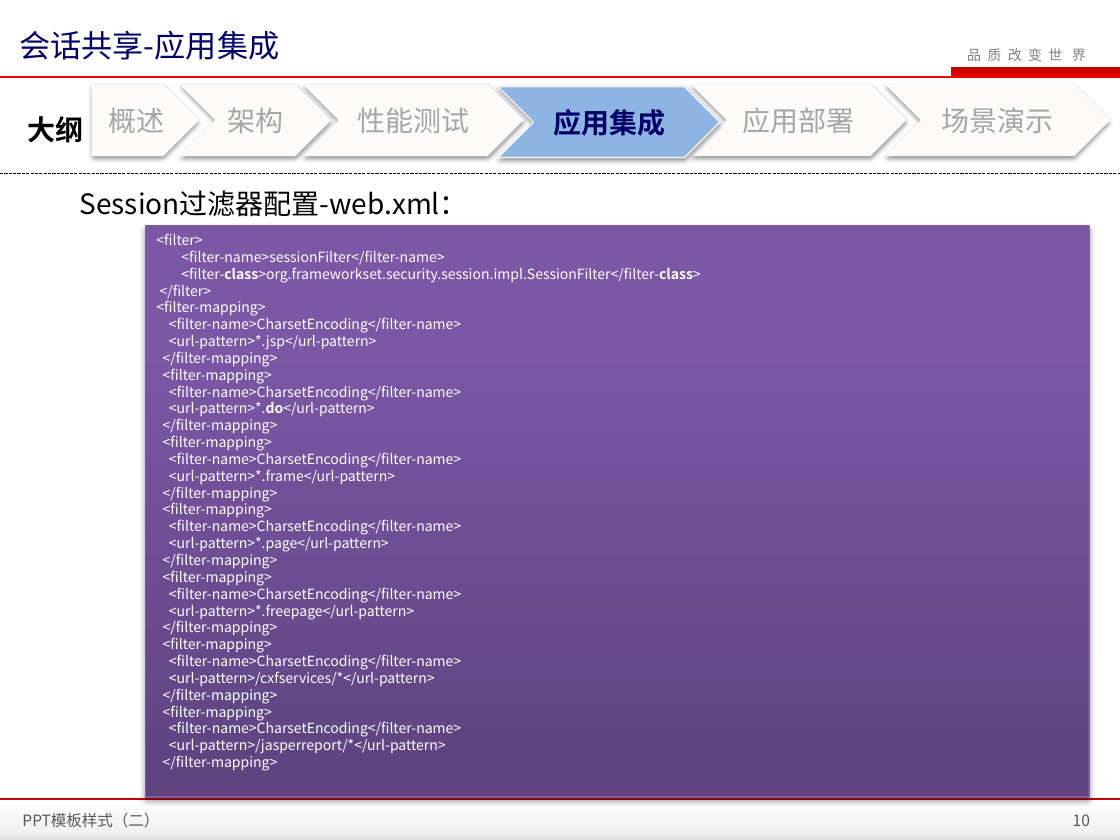
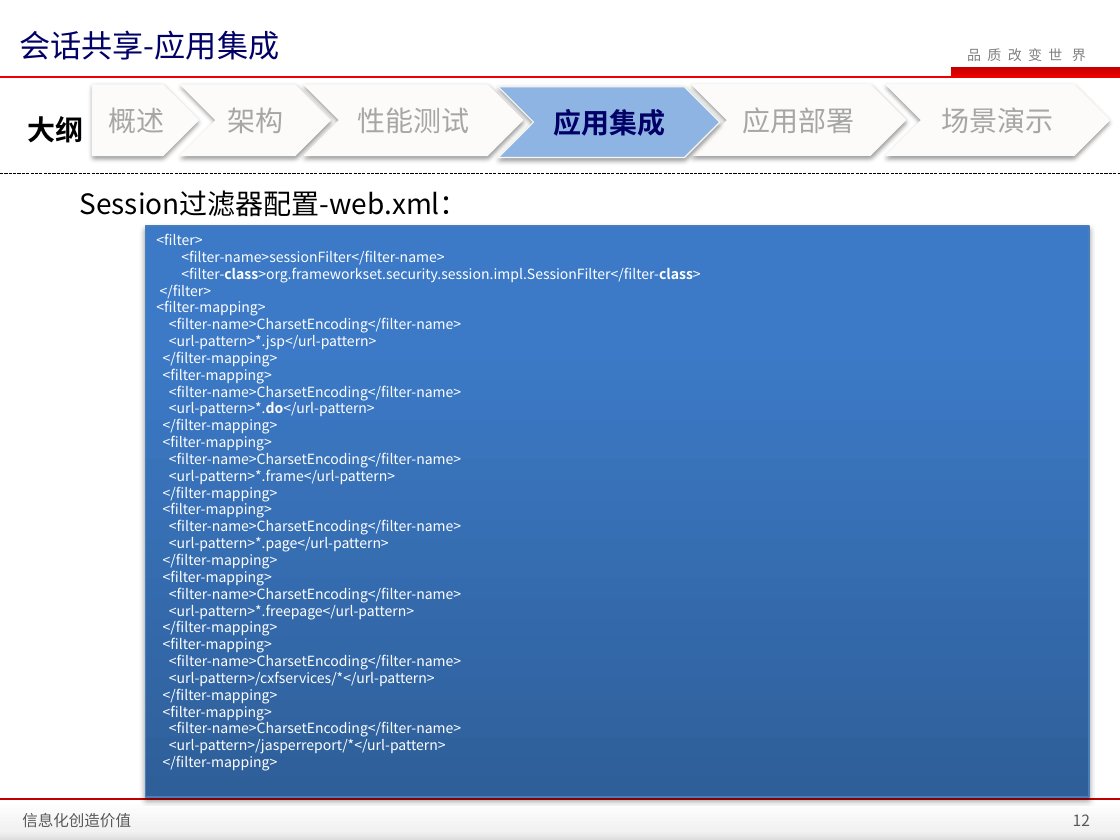
Before and after one commit to zhanght86/bboss-cms, a slide deck: slide 12 of 文档/SanyPDP平台会话共享介绍.pptx (slide 10 before the commit). Drawn at 1120x840 pixels with LibreOffice and Linux fonts; fonts in the diff are those of the drawing; background and template pictures are left out. Boxes give left, top, right and bottom in pixels: in the first picture for what was removed or moved away, otherwise in the second. Text is boxed around its words. In the diff, an @@ line names an element or a change of style, - is before the commit and + after.

```diff
--- a/文档/SanyPDP平台会话共享介绍.pptx
+++ b/文档/SanyPDP平台会话共享介绍.pptx
@@ rectangle "<filter>" at (146, 226, 1090, 797): fill gradient #5F4480 to #7B58A6 to #7C57A8 to gradient #2F5F99 to #3D7CC7 to #3A7CCB; outline #7D60A0 0.75 pt to #4B7EBC 0.75 pt @@
@@ text at (22, 813, 131, 828): text changed @@
-PPT模板样式（二）
+信息化创造价值
@@ page number at (1073, 814, 1090, 826): text changed @@
-10
+12
```
Also in this commit, not shown: 17 other slides changed, 3 slides added, 7 other files.
